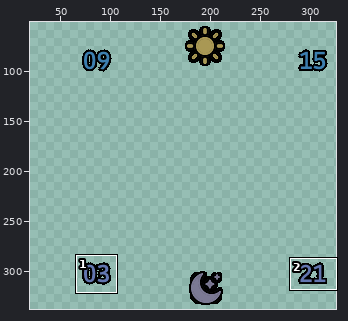
Two versions of one sprite sheet, resources-fr165/dial-dim.png. The picture above shows the old version from afar; the outline marks the close-up.
Close-up. Old version:
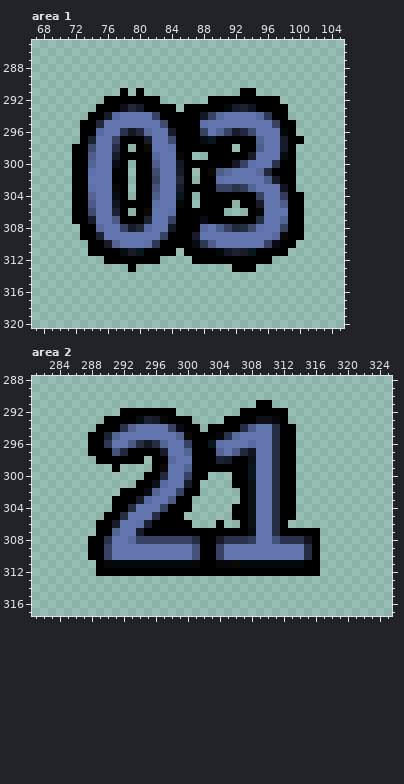
The file is 390x390 pixels. Colours within 5 levels of each other are drawn and written as one. Shown: area 1: x 67..105, y 285..320; area 2: x 281..325, y 288..317. The wide view leaves out empty margins. The commit also changed other parts of the picture, which this record leaves out.
Now the later version:
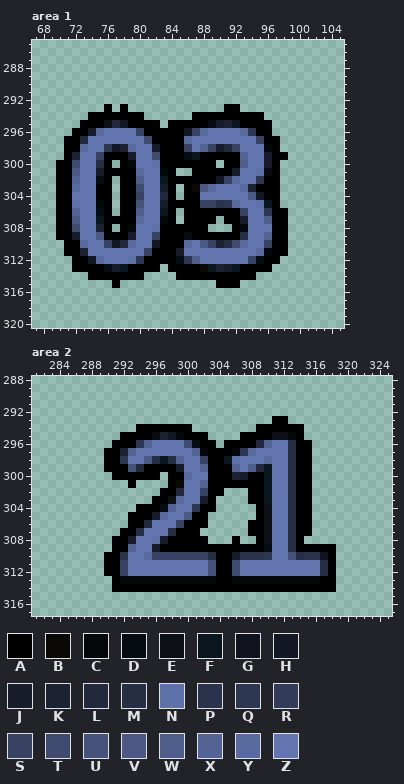
Palette (. is transparent): A #000000  B #0a0905  C #05080b  D #060c11  E #0d1017  F #0a161e  G #11141e  H #141824  J #181c2a  K #1d2233  L #22293d  M #262e44  N #5e71a8  P #2a324c  Q #2e3752  R #323b58  S #384364  T #3e4a6e  U #455279  V #4b5984  W #4e5d8a  X #536393  Y #596a9e  Z #6376b0
Changes in this commit:
--- area 1
@@ x 67..105 @@
 290 .......................................
-291 ...........A.A............AA...........
-292 .........AAAAAAA......AAAAAAAAA........
-293 ........AAAELJAAAA.AAAAACJKGAAAA.......
-294 .......AAJYZZZZSAAAAAHSYZZZZYQAA.......
-295 ......AALZZZZZZZTAAAANZZZZZZZZSAA......
-296 ......AAYZZPHLYZZJAAASZXSJLTZZZCA......
-297 ......AKZZSAAAJZZTAAADFAAAAAXZZJAA.....
-298 .....AATZZMA.ABZZNAAAAAAA.AAWZZJA......
-299 .....AAWZZJAAAAYZZCA..AAAAAJZZZDA......
-300 .....AAXZZDA.AAWZZHAAAAAAHSNZZPAA......
-301 .....AANZZAA.AATZZJA.ABWYZZZYLAAA......
-302 .....AAZZZAA.AASZZLA.AANZZZZZWJAA......
-303 .....AANZZCA.AAUZZJAAAASSPRXZZZGA......
-304 .....AAXZZDA.AAWZZFA.AAAAAAASZZRAA.....
-305 .....AAVZZGAAAANZZCA.AAAA.AAJZZWAA.....
-306 .....AATZZKA.ABZZNAAAAAA...ACZZZAA.....
-307 .....AAJZZVAAAKZZSAAADAAAAAAMZZXAA.....
-308 ......AAYZZSJLYZZHAAAYZWSLMTNZZSAA.....
-309 ......AAKZZZZZZZSAAAJZZZZZZZZZYBAA.....
-310 .......AAJXZZZNQAAAADQWZZZZZZSDAA......
-311 .......AAAADJFAAAA.AAAACHKJFAAAA.......
-312 .........AAAAAAA....AAAAAAAAAA.........
-313 ............A............AAA...........
-314 .......................................
-315 .......................................
+291 .......................................
+292 .......................................
+293 .........A.A............AA.............
+294 .......AAAAAAA......AAAAAAAAA..........
+295 ......AAAELHAAAA.AAAAADJKFAAAA.........
+296 .....AAJYZZZZSAAAAAHSYZZZZYQAA.........
+297 ....AALZZZZZZZTAAAAYZZZZZZZZSAA........
+298 ....AAYZZQHKYZZJAAASZXSJLSZZZCA........
+299 ....AKZZSAAAJZZTAAADFAAAAAXZZJAA.......
+300 ...AATZZMA.ACZZNAAAAAAA.AAWZZJA........
+301 ...AAVZZJAAAAYZZCA..AAAAAJZZNDA........
+302 ...AAXZZDA.AAWZZFAAAAAAHSYZZQAA........
+303 ...AAYZZAA.AATZZJA.ABVYZZZYKAAA........
+304 ...AAZZZAA.AASZZLA.AAZZZZZZVHAA........
+305 ...AANZZCA.AAUZZJAAAASSPQYZZNFA........
+306 ...AAXZZDA.AAWZZFA.AAAAAAASZZQAA.......
+307 ...AAVZZFAAAAYZZCA.AAAA.AAJZZWAA.......
+308 ...AATZZKA.ACZZNAAAAAA...ACZZZAA.......
+309 ...AAJZZVAAAJZZSAAADAAAAAAMZZXAA.......
+310 ....AAYZZSHLYZZHAAAYZVSKMTYZZSAA.......
+311 ....AAKZZZZZZZSAAAJZZZZZZZZZYCAA.......
+312 .....AAHYZZZNQAAAADQWZZZZZZSDAA........
+313 .....AAAADJFAAAA.AAAABFKJFAAAA.........
+314 .......AAAAAAA....AAAAAAAAAA...........
+315 ..........A............AAA.............
 316 .......................................
--- area 2
@@ x 281..325 @@
 290 .............................................
-291 ............................AA...............
-292 ...........AAAAAAA........AAAAAA.............
-293 .........AAAADKJCAAA....AAAAEECA.............
-294 ........AAAPXZZZZSDAA.AAAAMWZZMAA............
-295 .......AAKXZZZZZZZXBAAACPYZZZZMAA............
-296 .......AAQZZVMHMXZZSAAFNZZZYZZMAA............
-297 .......AAAULAAAAJZZXAAAXZWLGZZMAA............
-298 ........AAAAAA.AAYZZAAAKJAAEZZMAA............
-299 ..........A....ABZZXAAAAAAAFZZMAA............
-300 ..............AALZZSAA...AAFZZMAA............
-301 .............AAEYZZJA....AAEZZMAA............
-302 ...........AAADXZZSAA.....AEZZMAA............
-303 ..........AAAJYZZVAA......AEZZMAA............
-304 ..........AAMZZZSAAA.....AAEZZMAA............
-305 .........AAMZZZMAAA......AAEZZMAA............
-306 ........AAJZZNKAAAAA...A..AEZZMA.............
-307 ........AAXZZJAAAAAAAAAAAAADZZMAAAAA.........
-308 .......AAPZZYSSSSSSSMAAJPPPRZZUPPPGA.........
-309 .......AASZZZZZZZZZZUAASZZZZZZZZZZMA.........
-310 .......AASZZZZZZZZZZUAASZZZZZZZZZZMA.........
-311 ........ACCCCCCCCCCCCAACCBCCCCCCCCAA.........
-312 ........AAAAAAAAAAAAAAAAAAAAAAAAAAAA.........
-313 .............................................
-314 .............................................
+291 .............................................
+292 .............................................
+293 ..............................AA.............
+294 .............AAAAAAA........AAAAAA...........
+295 ...........AAAADKHCAAA....AAAAEECA...........
+296 ..........AAAQXZZZZTDAA.AAAALXZZMAA..........
+297 .........AAKXZZZZZZZXCAAACQYZZZZMAA..........
+298 .........AAQZZVMFMXZZSAAFNZZZYZZMAA..........
+299 .........AAAULAAAAJZZXAAAXZWLFZZMAA..........
+300 ..........AAAAAA.AAYZZAAAKJAAFZZMAA..........
+301 ............A....ABZZXAAAAAAAFZZMAA..........
+302 ................AALZZSAA...AAFZZMAA..........
+303 ...............AAEYZZJA....AAFZZMAA..........
+304 .............AAADXZZQAA.....AEZZMAA..........
+305 ............AAAJYZZVAA......AEZZMAA..........
+306 ............AALZZZSAAA.....AAEZZMAA..........
+307 ...........AAMZZZMAAA......AAEZZMAA..........
+308 ..........AAJZZNJAAAAA...A..AEZZMA...........
+309 ..........AAXZZJAAAAAAAAAAAAADZZMAAAAA.......
+310 .........AAPZZYSSSSSSSMAAJPPPQZZUMPPGA.......
+311 .........AASZZZZZZZZZZUAATZZZZZZZZZZMA.......
+312 .........AASZZZZZZZZZZUAATZZZZZZZZZZMA.......
+313 ..........ACCCCCCCCCCCCAACCCCCCCCCCCAA.......
+314 ..........AAAAAAAAAAAAAAAAAAAAAAAAAAAA.......
 315 .............................................
